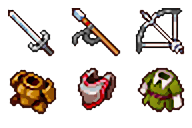
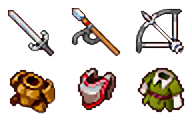
Before/after of a (192, 128) layered artwork. What changed in the layer stack:
added layer "Layer 0 copy 5" in group "Group 1" over [7, 7, 185, 115]
hid "Layer 0 copy 4" over [8, 8, 185, 115]
